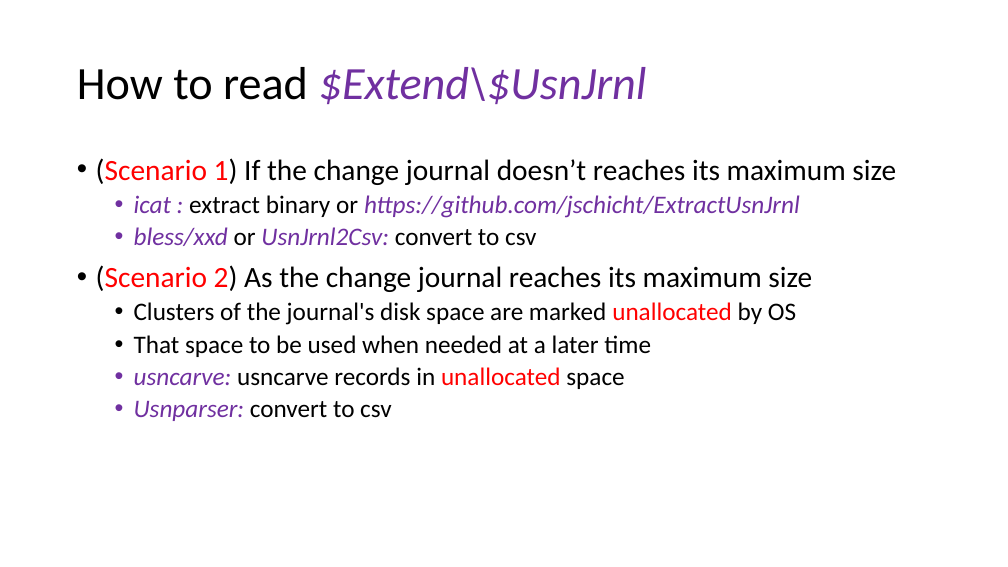
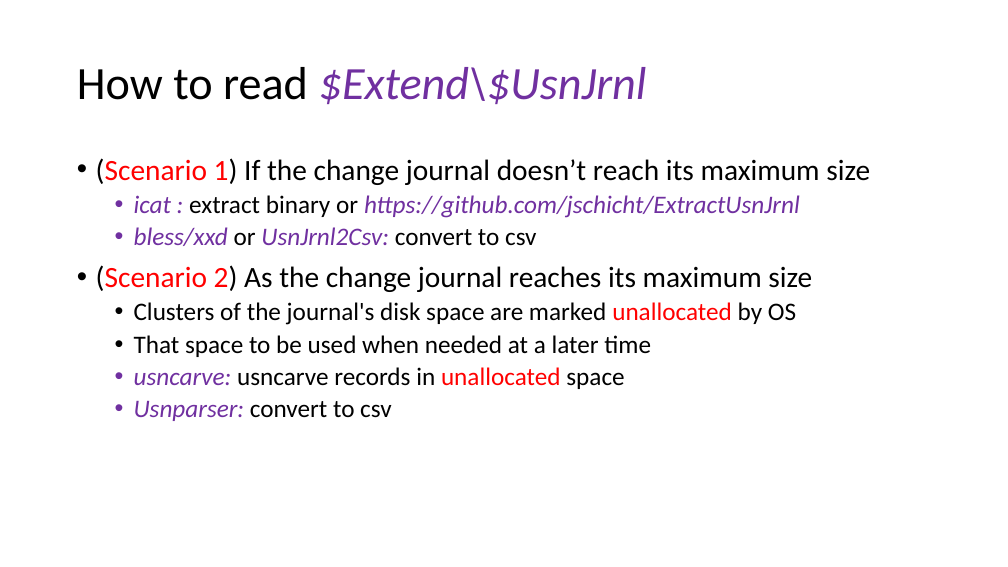
Before and after one commit to frankwxu/digital-forensics-lab, a slide deck: slide 21 of NIST_Data_Leakage_Case/NIST_Data_Leakage_05_USNJournaling.pptx (slide 13 before the commit). Drawn at 1008x567 pixels with LibreOffice and Linux fonts; fonts in the diff are those of the drawing; background and template pictures are left out. Boxes give left, top, right and bottom in pixels: in the first picture for what was removed or moved away, otherwise in the second. Text is boxed around its words. In the diff, an @@ line names an element or a change of style, - is before the commit and + after.

```diff
--- a/NIST_Data_Leakage_Case/NIST_Data_Leakage_05_USNJournaling.pptx
+++ b/NIST_Data_Leakage_Case/NIST_Data_Leakage_05_USNJournaling.pptx
@@ text at bbox=[96, 158, 870, 185]: text changed @@
-• (Scenario 1) If the change journal doesn’t reaches its maximum size
+• (Scenario 1) If the change journal doesn’t reach its maximum size
```
Also in this commit, not shown: 6 other slides changed, 9 slides added, 10 other files.
